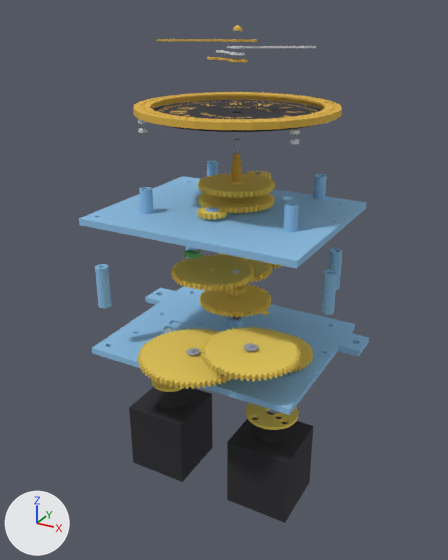
One commit to the COLLADA model export/sketchup/m1_time_exploded.dae: the scene before it, then after it.
Both versions are drawn from a 50 mm camera at (0.172, -0.329, 0.091) aimed at (-0.001, -0.014, -0.067). Every picture has the same lights, and +X, +Y and +Z are marked at lower left. The picture after the commit comes second. Vertices at exactly the same position are counted once.

In view in the first picture: 'M1b_flag_disc', 'back_plate', 'bezel', 'dial_field', 'front_plate', 'gilt_drive_45', 'gilt_hour_wheel_45', 'motor_M1', 'motor_M1b', 'noon_wheel_54_12_X', 'noon_wheel_64_N', 'silver_minute_wheel_48' and 25 more.
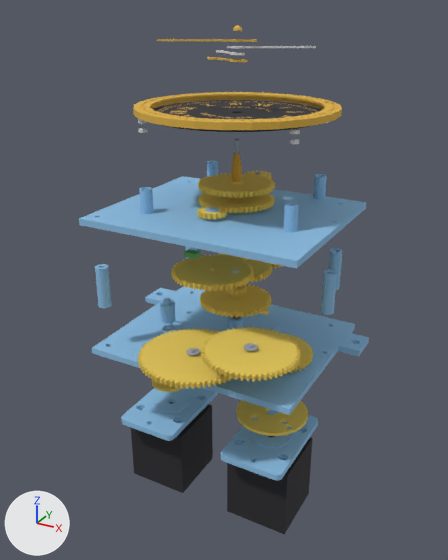
Location of each change, [x1, y1, x2, y2] in pixels of the pictures (448 x 560 px):
'motor_M1b', moved: before [227, 411, 313, 523]; after [227, 436, 313, 534]
'motor_M1', moved: before [129, 386, 213, 482]; after [131, 402, 213, 493]
'adapter_M1b', added (blue): after [221, 410, 318, 481]
'adapter_M1', added (blue): after [121, 386, 218, 441]
'M1b_flag_disc', reshaped (35% wider, 32% taller): before [246, 403, 299, 430]; after [236, 400, 308, 436]
'stop_post_TA', added: after [160, 298, 176, 324]

Edits to the bpy script that builds the scene:
```text
Change me_motor_m1:
    used by ob_motor_m1; location = (0.0, 0.0, 0.0)
    remove me_motor_m1.from_pydata(...)  # 60 vertices, 116 faces; spans x -0.0601..-0.0178, y -0.0437..-0.0014, z -0.2128..-0.1628
    add me_motor_m1.from_pydata(...)  # 60 vertices, 116 faces; spans x -0.0601..-0.0178, y -0.0437..-0.0014, z -0.2227..-0.1727
    me_motor_m1 part 1: the whole mesh is moved by (0.0, 0.0, -0.01)
Change me_motor_m1b:
    used by ob_motor_m1b; location = (0.0, 0.0, 0.0)
    remove me_motor_m1b.from_pydata(...)  # 60 vertices, 116 faces; spans x 0.0178..0.0601, y -0.0437..-0.0014, z -0.2128..-0.1628
    add me_motor_m1b.from_pydata(...)  # 60 vertices, 116 faces; spans x 0.0178..0.0601, y -0.0437..-0.0014, z -0.2227..-0.1727
    me_motor_m1b part 2: the whole mesh is moved by (0.0, 0.0, -0.01)
Change me_m1b_flag_disc:
    used by ob_m1b_flag_disc; location = (0.0, 0.0, 0.0)
    remove me_m1b_flag_disc.from_pydata(...)  # 364 vertices, 748 faces; spans x 0.022..0.056, y -0.0394..-0.0056, z -0.1488..-0.1468
    add me_m1b_flag_disc.from_pydata(...)  # 364 vertices, 748 faces; spans x 0.016..0.062, y -0.0453..0.0003, z -0.1488..-0.1468
    me_m1b_flag_disc part 3: 40 vertices moved from x 0.022..0.056, y -0.0394..-0.0056, z -0.1488..-0.1468 to x 0.016..0.062, y -0.0453..0.0003, z -0.1488..-0.1468; 64 vertices removed from x 0.0225..0.0555, y -0.0394..-0.0184, z -0.1488..-0.1468; 64 vertices added at x 0.0166..0.0613, y -0.0453..-0.017, z -0.1488..-0.1468
Add me_stop_post_ta:
    me_stop_post_ta.from_pydata(...)  # 156 vertices, 308 faces; spans x -0.044..-0.034, y -0.0275..-0.0175, z -0.1006..-0.085
    me_stop_post_ta.materials.append(mat_petg)  # blue #8cbfe5
Add me_adapter_m1b:
    me_adapter_m1b.from_pydata(...)  # 740 vertices, 1504 faces; spans x 0.0178..0.0601, y -0.0555..0.0105, z -0.1702..-0.1653
    me_adapter_m1b.materials.append(mat_petg)  # blue #8cbfe5
Add me_adapter_m1:
    me_adapter_m1.from_pydata(...)  # 740 vertices, 1504 faces; spans x -0.0601..-0.0178, y -0.0555..0.0105, z -0.1702..-0.1653
    me_adapter_m1.materials.append(mat_petg)  # blue #8cbfe5
Add ob_stop_post_ta:
    ob_stop_post_ta = bpy.data.objects.new('stop_post_TA', me_stop_post_ta)
    ob_stop_post_ta.location = (0.0, 0.0, 0.0)
Add ob_adapter_m1b:
    ob_adapter_m1b = bpy.data.objects.new('adapter_M1b', me_adapter_m1b)
    ob_adapter_m1b.location = (0.0, 0.0, 0.0)
Add ob_adapter_m1:
    ob_adapter_m1 = bpy.data.objects.new('adapter_M1', me_adapter_m1)
    ob_adapter_m1.location = (0.0, 0.0, 0.0)
```
